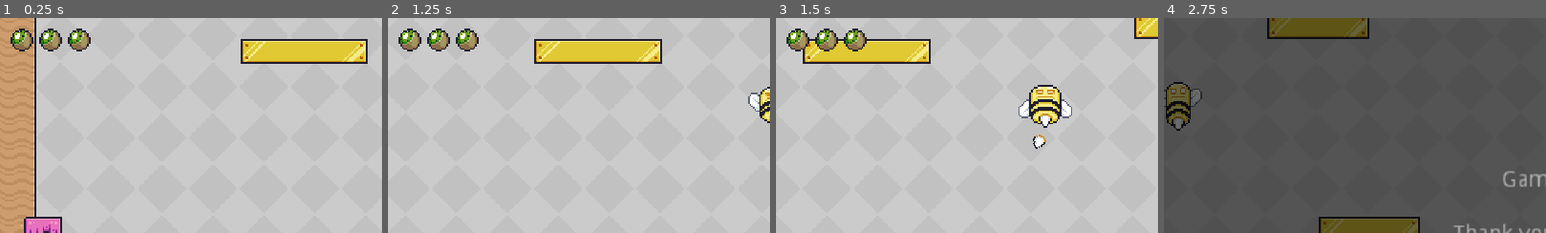
Above: before the commit, frames 1-4 (left to right).
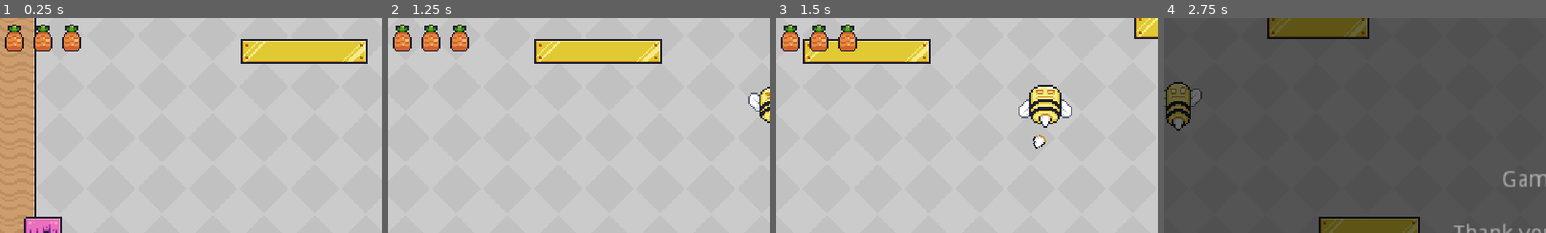
Above: after the commit, the same moments.

Repository: oucar/437-final
Game: Godot game, scene res://Levels/Level1.tscn
Two runs of this game, one before a commit and one after it. Both use one fixed random seed, a clock stepped at 60 frames per second and the inputs below.
Inputs:
- Up to frame 1 (0.25 s): no input
- Up to frame 2 (1.25 s): hold D (right) from 0.53 s (still down); tap Space (jump) at 0.77 s
- Up to frame 3 (1.5 s): keep holding D (right)
- Up to frame 4 (2.75 s): tap Space (jump) at 1.52 s; release D (right) at 2.03 s; hold A (left) from 2.03 s (still down)
The pictures show only the part of the screen within x 0-50%, y 0-50%; the shares and areas given below are measured in that part.

The runs differ from the first frame. In frame 1, 2.1% of the frame differs, in the area x 1-24%, y 3-16%; in frame 2, 2.1%; in frame 3, 2.1%; in frame 4, nothing differs.

Commit message:
healthbar, fixed an issue regards to the game over signal'

Diff:
--- a/Characters/Character.gd
+++ b/Characters/Character.gd
@@ -1,5 +1,6 @@
 extends KinematicBody2D
 
+# will be used for the healthbar
 signal health_changed(new_health)
 
 export(int) var health = 3 setget set_health
--- a/UI/HealthBar.gd
+++ b/UI/HealthBar.gd
@@ -6,17 +6,24 @@
 
 func _ready():
 	var active_player = GameManager.active_player
+
+	# connect to the signal - receiver is "self"
 	active_player.connect("health_changed", self, "_on_health_changed")
 	GameManager.connect("game_over", self, "_on_game_over")
+
 	texture_rect.rect_size.x = sprite_width * active_player.health
 
 func _on_health_changed(new_health):
+	# PNG size is 18 * 24
+	# if health is 3, 18 * 3 = 54 --> 3 pineapples will be shown
 	texture_rect.rect_size.x = sprite_width * new_health
 
+	# if player is dead
 	if(new_health <= 0):
 		texture_rect.visible = false
 	else:
 		texture_rect.visible = true
 
+# call when game ends
 func _on_game_over():
 	texture_rect.visible = false
--- a/UI/HealthBar.tscn
+++ b/UI/HealthBar.tscn
@@ -1,6 +1,6 @@
 [gd_scene load_steps=3 format=2]
 
-[ext_resource path="res://Assets/Pixel Adventure 1/Items/Fruits/kiwi_health_indicator.png" type="Texture" id=1]
+[ext_resource path="res://Assets/Pixel Adventure 1/Items/Fruits/Pineapple.png" type="Texture" id=1]
 [ext_resource path="res://UI/HealthBar.gd" type="Script" id=2]
 
 [node name="HealthBar" type="Control"]
@@ -14,7 +14,9 @@
 }
 
 [node name="TextureRect" type="TextureRect" parent="."]
-margin_right = 18.0
+margin_left = -5.0
+margin_top = -5.0
+margin_right = 238.0
 margin_bottom = 20.0
 texture = ExtResource( 1 )
 stretch_mode = 2
Binary file changed: Assets/Pixel Adventure 1/Items/Fruits/Pineapple.png
Not shown, changed: .DS_Store
Not shown, changed: Assets/.DS_Store
Not shown, changed: Assets/Pixel Adventure 1/.DS_Store
Not shown, changed: Assets/Pixel Adventure 1/Items/.DS_Store
